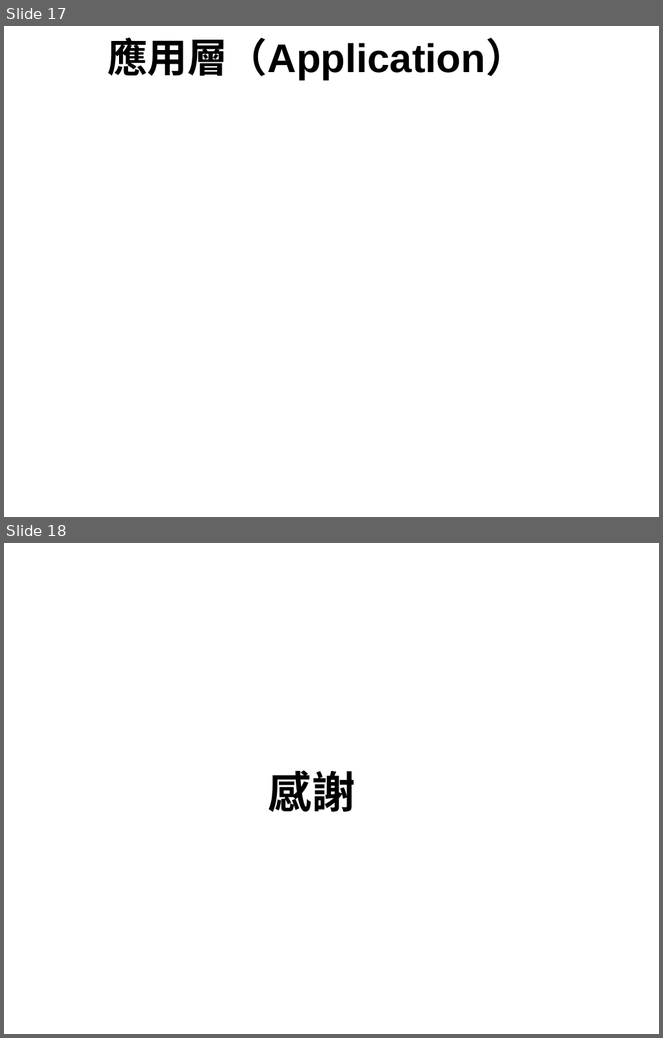
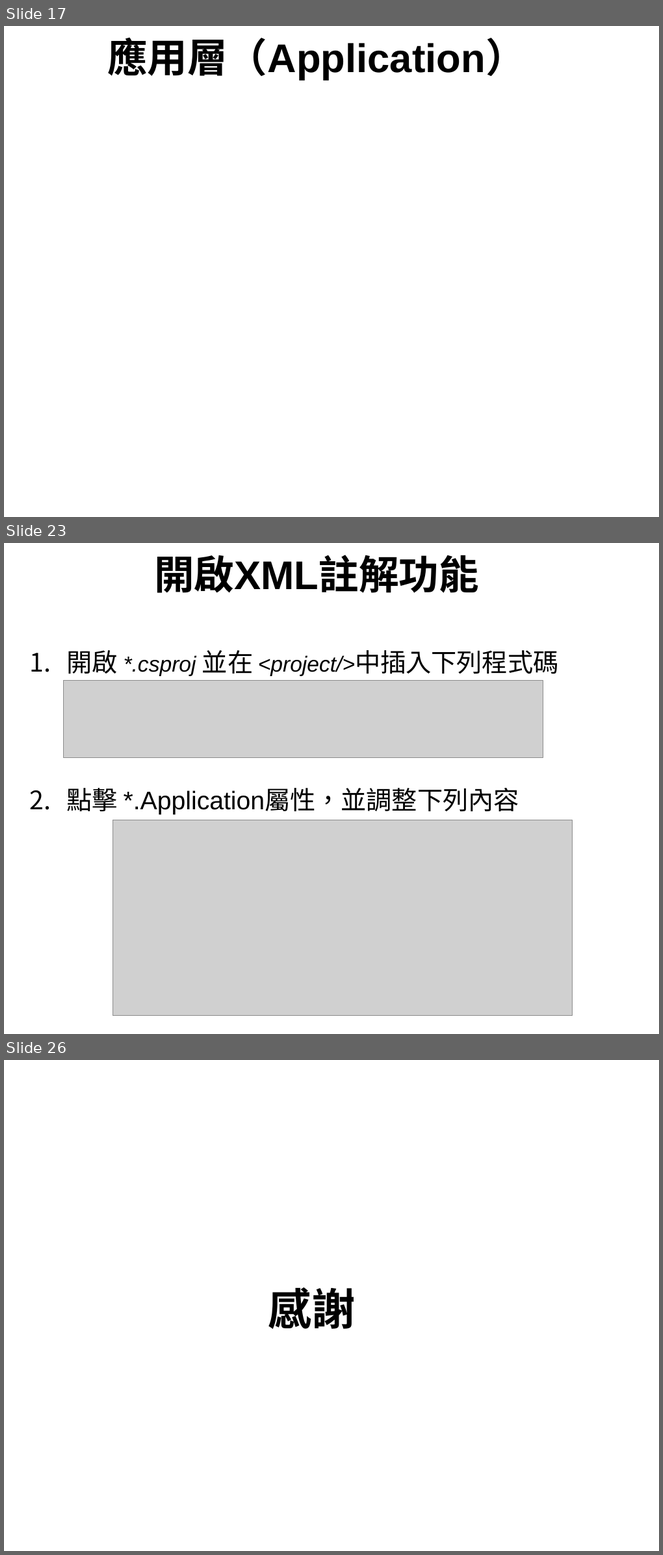
Before and after one commit to Sean2416/MarkDown, a slide deck: ABP.ppt. Shown one above the other, each under a label of ours: slides 17 and 18 before the commit, slides 17, 23 and 26 after it; the slides between them are not shown. The pictures are 663x1038 and 663x1555 pixels, drawn with LibreOffice and Linux fonts; fonts in the diff are those of the drawing; grey boxes stand for pictures; background and template pictures are left out. Boxes give left, top, right and bottom in pixels: in the first picture for what was removed or moved away, otherwise in the second. Text is boxed around its words. In the diff, an @@ line names an element or a change of style, - is before the commit and + after.

```diff
--- a/ABP.ppt
+++ b/ABP.ppt
@@ slide 23 added at (4, 543, 659, 1034), background picture (left out) @@
@@ text added at (154, 555, 479, 593), 44 pt, text #000000, bold @@
+開啟XML註解功能
@@ text added at (67, 650, 558, 815), 28 pt, text #000000 @@
+  1. 開啟 *.csproj 並在 <project/>中插入下列程式碼
+  2. 點擊 *.Application屬性，並調整下列內容
@@ picture added at (63, 681, 543, 758) @@
@@ picture added at (113, 820, 573, 1016) @@
@@ page number added at (631, 1010, 659, 1034), 12 pt, text #FFFFFF @@
+23
@@ what was slide 18 is now slide 26 @@
```
Also in this commit, not shown: 7 other slides added, 1 other file.
